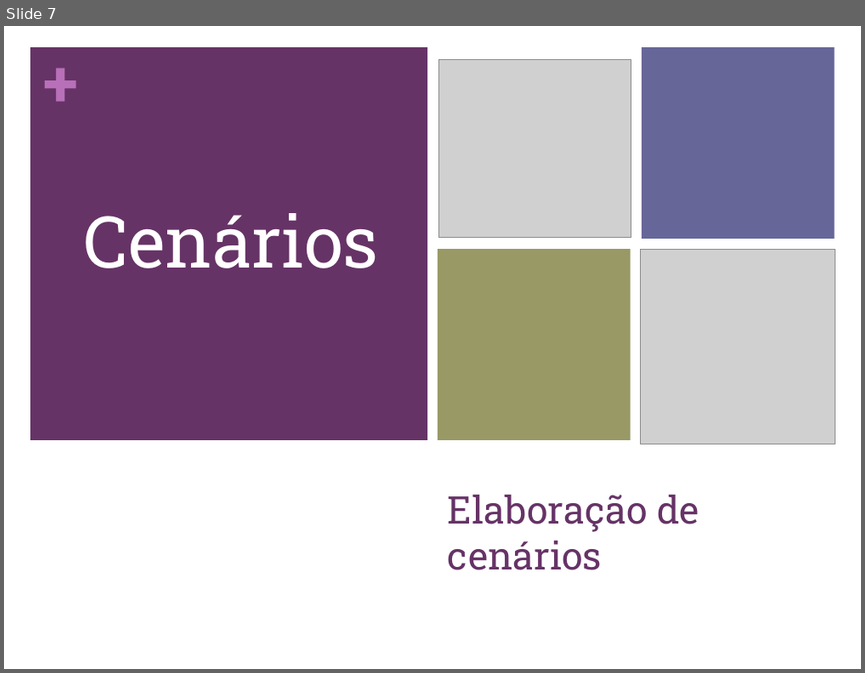
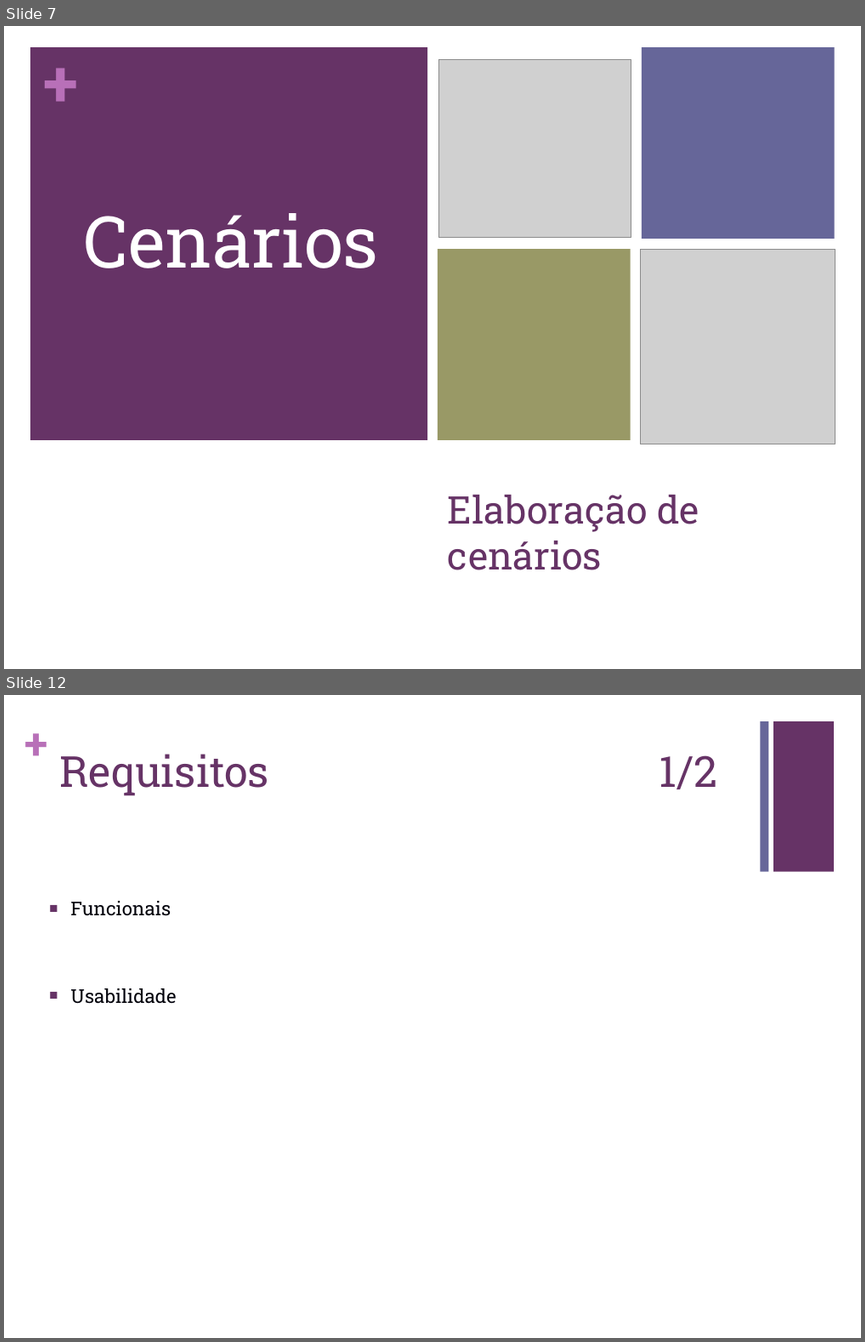
Before and after one commit to carboned4/C_C_U-2015-10, a slide deck: Aula 05/G10 - Apresentacao - Lab05.pptx. Shown one above the other, each under a label of ours: slide 7 before the commit, slides 7 and 12 after it; the slides between them are not shown. The pictures are 865x673 and 865x1342 pixels, drawn with LibreOffice and Linux fonts; fonts in the diff are those of the drawing; grey boxes stand for pictures. Boxes give left, top, right and bottom in pixels: in the first picture for what was removed or moved away, otherwise in the second. Text is boxed around its words. In the diff, an @@ line names an element or a change of style, - is before the commit and + after.

Commit message:
já só falta por os requisitos

```diff
--- a/Aula 05/G10 - Apresentacao - Lab05.pptx
+++ b/Aula 05/G10 - Apresentacao - Lab05.pptx
@@ slide 12 added at [4,695,861,1338], background #FFFFFF @@
@@ text added at [24,716,49,769], 36 pt, text #B870B8, bold @@
++
@@ rectangle added at [760,721,768,872], fill #666699 @@
@@ rectangle added at [773,721,834,872], fill #663366 @@
@@ title added at [59,754,718,796], 36 pt, text #663366 @@
+Requisitos 1/2
@@ text added at [70,901,176,1004], 16 pt, text #00000A @@
+■ Funcionais
+■ Usabilidade
```
Also in this commit, not shown: 4 slides changed, 1 other slide added, 1 slide removed, 1 other file.
